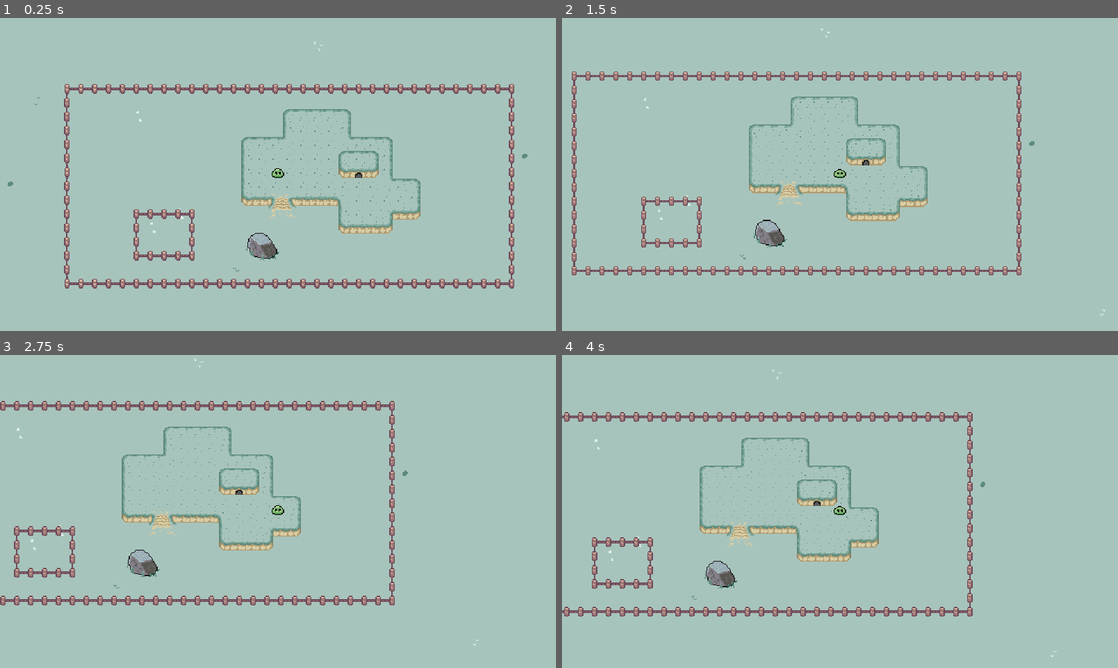
Above: before the commit, frames 1-4 (two rows, left to right).
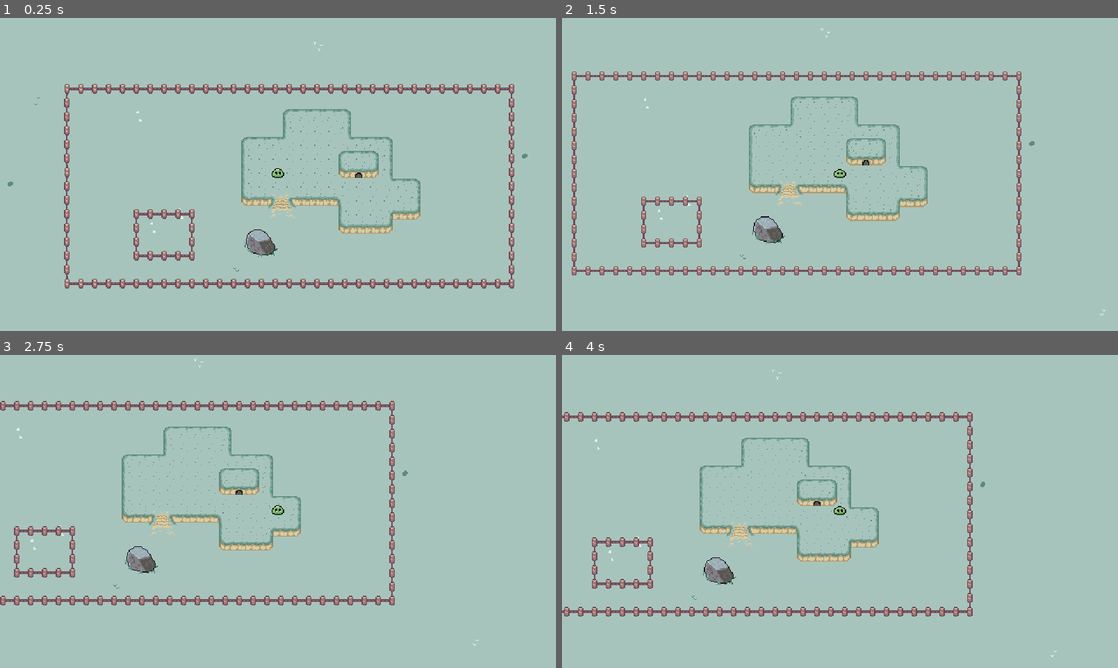
Above: after the commit, the same moments.

Repository: MisterCodo/slime
Game: Godot game, scene res://Levels/main.tscn
The game is run twice, just before and just after one commit, with the same random seed, the same clock (stepped at 60 frames per second) and the same inputs.
Inputs:
- Up to frame 1 (0.25 s): no input
- Up to frame 2 (1.5 s): tap Enter at 0.5 s; hold D (ui_right) 0.53-1.28 s; hold S (ui_down) from 1.28 s (still down)
- Up to frame 3 (2.75 s): tap Space at 2 s; release S (ui_down) at 2.03 s; hold D (ui_right) from 2.03 s (still down)
- Up to frame 4 (4 s): release D (ui_right) at 2.78 s; hold W (ui_up) 2.78-3.53 s; tap Enter at 3.5 s; hold A (ui_left) from 3.53 s (still down)

The runs differ from the first frame. In frame 1, 0.2% of the frame differs, in the area x 43-51%, y 67-78%; in frame 2, 0.2%, in the area x 34-41%, y 63-74%; in frame 3, 0.2%; in frame 4, 0.2%.

Commit message:
Progress on #4 Adjusted collision shape on big rock scene

Diff:
--- a/Objects/big_rock.tscn
+++ b/Objects/big_rock.tscn
@@ -4,14 +4,15 @@
 
 [sub_resource type="CapsuleShape2D" id="CapsuleShape2D_gs65g"]
 radius = 7.0
-height = 34.0
+height = 32.0
 
 [node name="big_rock" type="StaticBody2D"]
 
 [node name="Sprite2d" type="Sprite2D" parent="."]
+position = Vector2(-2, -4)
 texture = ExtResource("1_byipj")
 
 [node name="CollisionShape2d" type="CollisionShape2D" parent="."]
-position = Vector2(1, 6)
+position = Vector2(0, 2)
 rotation = 1.5708
 shape = SubResource("CapsuleShape2D_gs65g")
